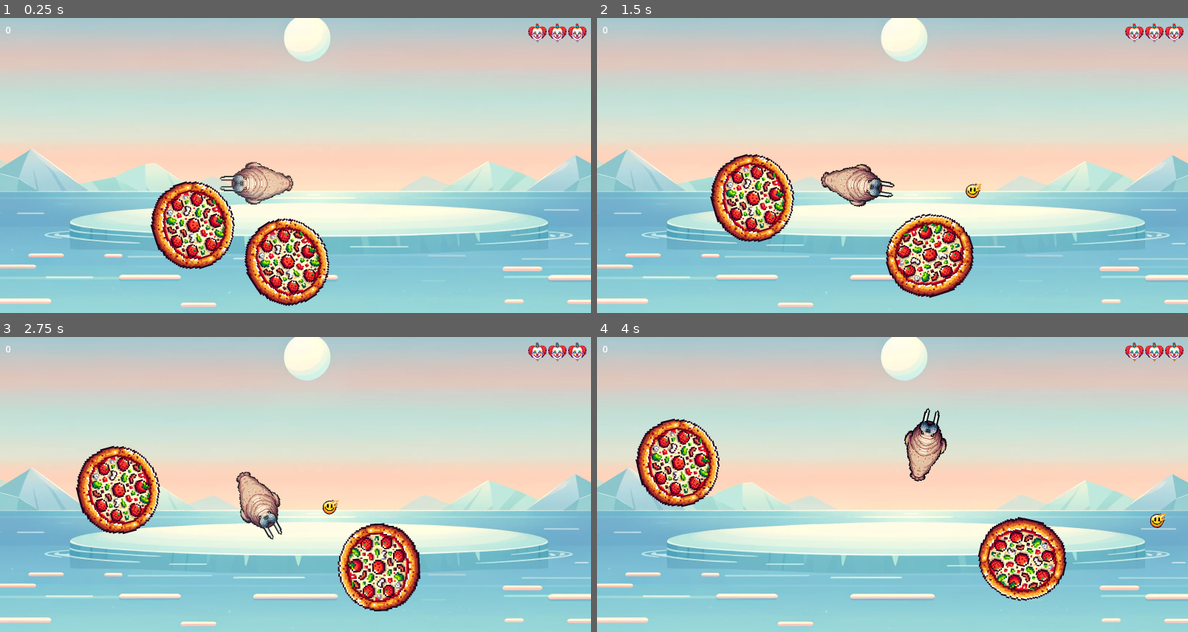
Above: before the commit, frames 1-4 (two rows, left to right).
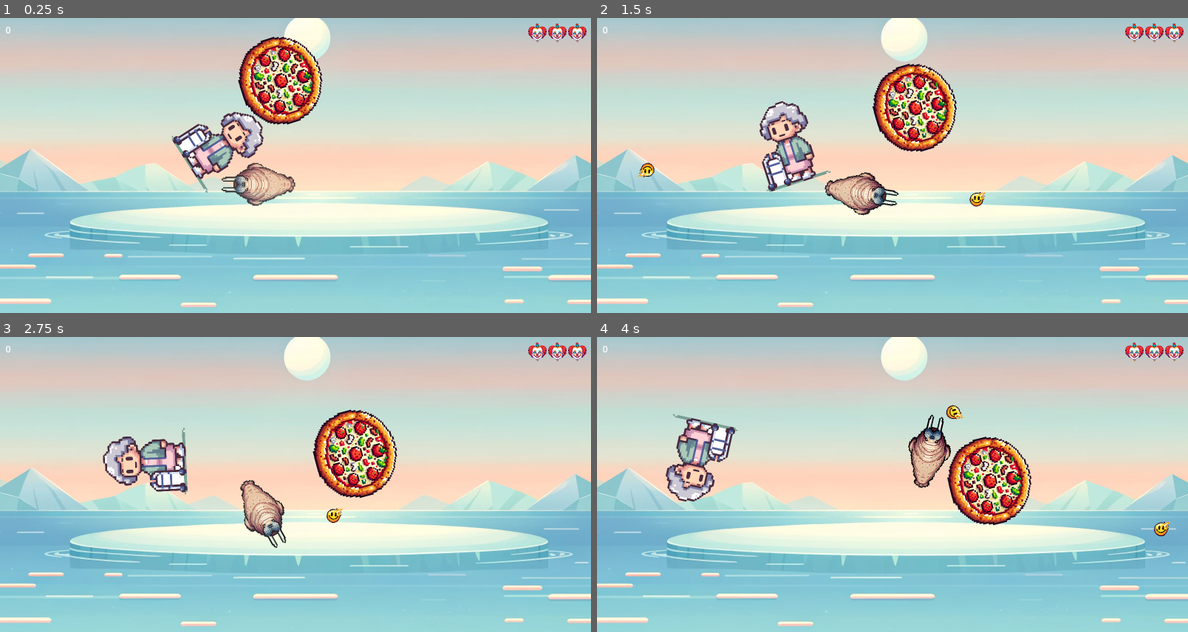
Above: after the commit, the same moments.

Repository: bytedev-code/the-sad-unicorn
Game: Godot game, scene res://game.tscn
Same seed, same stepped clock (60 frames per second), same inputs: the game is played once before the commit and once after it. Sound files missing from this copy of the repository are replaced by a short silence.
Inputs:
- Up to frame 1 (0.25 s): no input
- Up to frame 2 (1.5 s): hold D (player_rotate_right) 0.53-1.28 s; hold Space (player_shoot) 0.53-1.28 s; hold A (player_rotate_left) from 1.28 s (still down); tap Space (player_shoot) at 1.35 s
- Up to frame 3 (2.75 s): release A (player_rotate_left) at 2.03 s; hold D (player_rotate_right) from 2.03 s (still down); hold Space (player_shoot) from 2.03 s (still down)
- Up to frame 4 (4 s): release D (player_rotate_right) at 2.78 s; release Space (player_shoot) at 2.78 s; hold W (player_forward) 2.78-3.53 s; tap Space (player_shoot) at 2.85 s; hold A (player_rotate_left) from 3.53 s (still down); hold Space (player_shoot) from 3.53 s (still down)

The runs differ from the first frame. In frame 1, 12% of the frame differs, in the area x 25-56%, y 6-98%; in frame 2, 13%, in the area x 6-66%, y 15-95%; in frame 3, 12%; in frame 4, 12%.

Commit message:
integrate into main

Diff:
--- a/audio_player.gd
+++ b/audio_player.gd
@@ -35,9 +35,11 @@
 	randomize()
 
 func _on_death(_score) -> void:
-	enemy_audio_stream_player.stream = death_streams[randi() % death_streams.size()]
-	enemy_audio_stream_player.play()
+	if death_streams.size() > 0:
+		enemy_audio_stream_player.stream = death_streams[randi() % death_streams.size()]
+		enemy_audio_stream_player.play()
 
 func _on_shoot() -> void:
-	enemy_audio_stream_player.stream =  shoot_streams[randi() % shoot_streams.size()]
-	enemy_audio_stream_player.play()
+	if shoot_streams.size() > 0:
+		enemy_audio_stream_player.stream =  shoot_streams[randi() % shoot_streams.size()]
+		enemy_audio_stream_player.play()
--- a/blueprints/enemies/unicorn.tscn
+++ b/blueprints/enemies/unicorn.tscn
@@ -1,10 +1,9 @@
-[gd_scene load_steps=7 format=3 uid="uid://c7pp2emx7mukt"]
+[gd_scene load_steps=6 format=3 uid="uid://c7pp2emx7mukt"]
 
 [ext_resource type="Script" path="res://boss.gd" id="1_t3y76"]
 [ext_resource type="Texture2D" uid="uid://b0hr1nsxp1gok" path="res://assets/enemies/unicorn_sad.png" id="2_ac4ov"]
 [ext_resource type="Texture2D" uid="uid://dmdnw8qysi41x" path="res://assets/enemies/unicorn_happy.png" id="2_knjnp"]
 [ext_resource type="PackedScene" uid="uid://dfkqlfy7e73lr" path="res://audio_player.tscn" id="3_sxjqp"]
-[ext_resource type="AudioStream" uid="uid://d1q71hx4epq0n" path="res://assets/sounds/bell.mp3" id="4_4oly1"]
 
 [sub_resource type="CapsuleShape2D" id="CapsuleShape2D_tyi1p"]
 radius = 99.8697
@@ -29,6 +28,5 @@
 texture = ExtResource("2_ac4ov")
 
 [node name="AudioPlayer" parent="." instance=ExtResource("3_sxjqp")]
-stream1 = ExtResource("4_4oly1")
 
 [connection signal="body_entered" from="." to="." method="_on_collide"]
--- a/game.tscn
+++ b/game.tscn
@@ -1,16 +1,23 @@
-[gd_scene load_steps=7 format=3 uid="uid://bn04dsdp1jpme"]
+[gd_scene load_steps=15 format=3 uid="uid://bn04dsdp1jpme"]
 
 [ext_resource type="Script" path="res://game.gd" id="1_i82ie"]
 [ext_resource type="PackedScene" uid="uid://yaolwrsv7rof" path="res://player.tscn" id="1_uqs0x"]
 [ext_resource type="PackedScene" uid="uid://c7pp2emx7mukt" path="res://blueprints/enemies/unicorn.tscn" id="3_73p12"]
+[ext_resource type="PackedScene" path="res://blueprints/enemies/monkey.tscn" id="3_lnoqa"]
 [ext_resource type="PackedScene" uid="uid://dirmfbrgs5jhn" path="res://blueprints/enemies/pizza.tscn" id="3_q5dd1"]
 [ext_resource type="PackedScene" uid="uid://bvut3uk1ruoiu" path="res://ui/hud.tscn" id="4_a746c"]
-[ext_resource type="Texture2D" uid="uid://yvc7l4nmdc1c" path="res://assets/images/background_2.png" id="5_qvfek"]
-[ext_resource type="AudioStream" uid="uid://csfdtakaxgn0w" path="res://assets/background_music/background_music.mp3" id="6_6n6ne"]
+[ext_resource type="PackedScene" path="res://blueprints/enemies/bee_queen.tscn" id="4_uc4ws"]
+[ext_resource type="PackedScene" path="res://blueprints/enemies/cookie.tscn" id="5_iliv0"]
+[ext_resource type="Texture2D" uid="uid://dlv0l7s5upemc" path="res://assets/images/background_2.png" id="5_qvfek"]
+[ext_resource type="AudioStream" uid="uid://clgxl0dnhtrm5" path="res://assets/background_music/background_music.mp3" id="6_6n6ne"]
+[ext_resource type="PackedScene" path="res://blueprints/enemies/cat_woman.tscn" id="6_v2tw8"]
+[ext_resource type="PackedScene" path="res://blueprints/enemies/french_fries_bootle.tscn" id="7_w0a7w"]
+[ext_resource type="PackedScene" path="res://blueprints/enemies/cloud.tscn" id="8_it680"]
+[ext_resource type="PackedScene" path="res://blueprints/enemies/clown.tscn" id="9_r8c38"]
 
 [node name="game" type="Node2D"]
 script = ExtResource("1_i82ie")
-enemy_blueprints = Array[PackedScene]([ExtResource("3_q5dd1")])
+enemy_blueprints = Array[PackedScene]([ExtResource("3_q5dd1"), ExtResource("3_lnoqa"), ExtResource("4_uc4ws"), ExtResource("5_iliv0"), ExtResource("6_v2tw8"), ExtResource("7_w0a7w"), ExtResource("8_it680"), ExtResource("9_r8c38")])
 unicorn_blueprint = ExtResource("3_73p12")
 enemy_container = NodePath("enemies")
 BOSS_SCORE_THRESHOLD = 20
